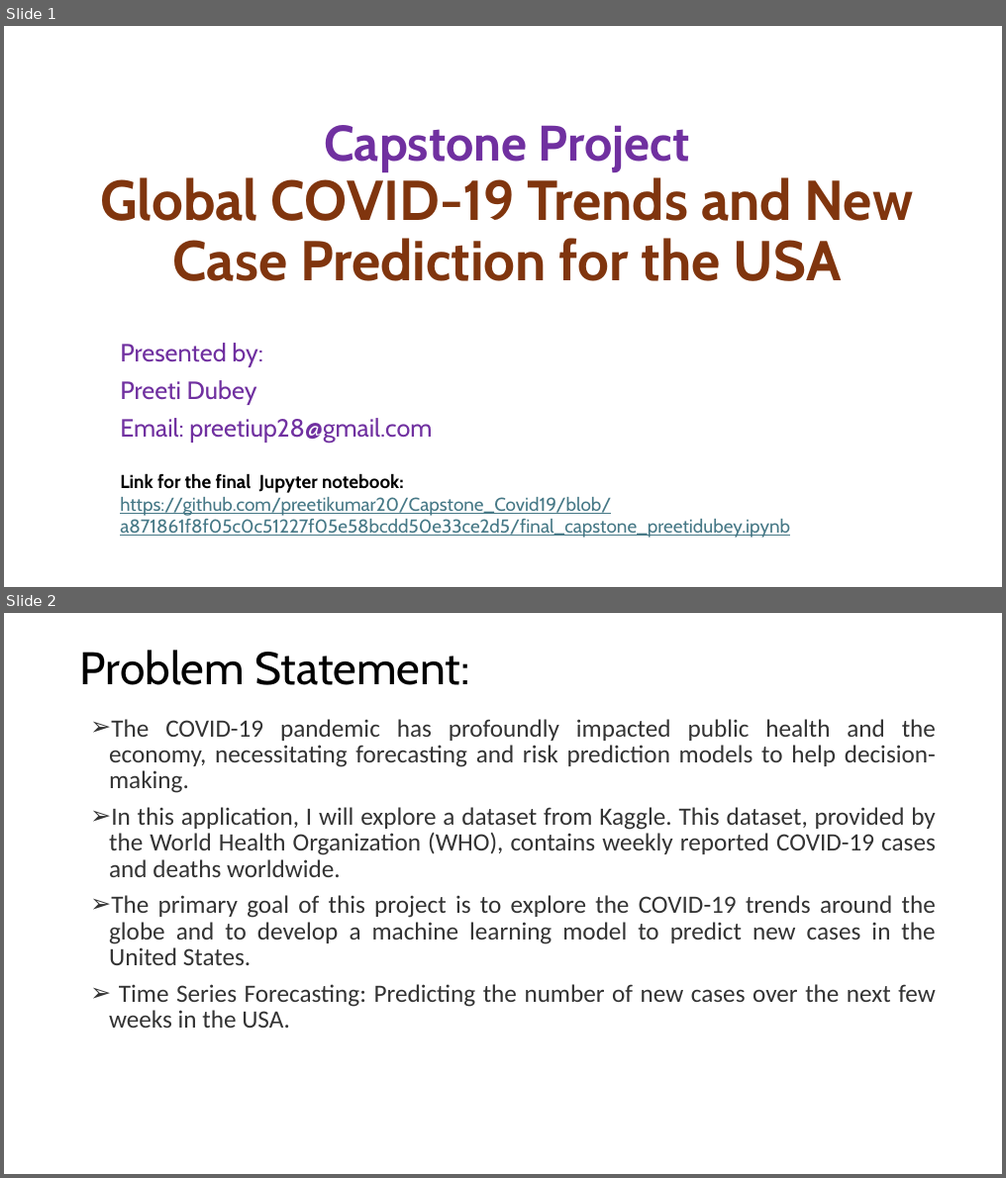
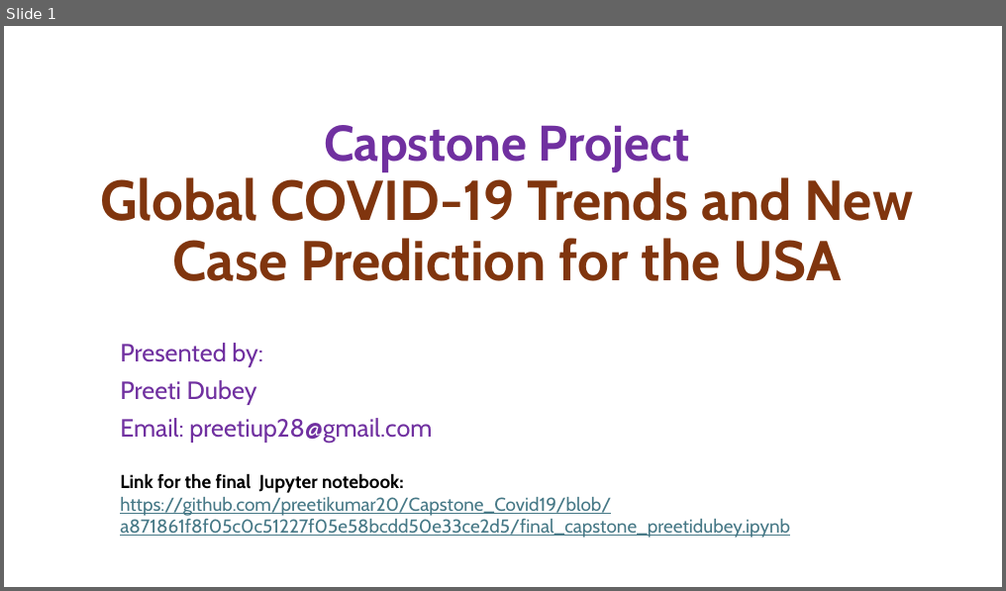
Before and after one commit to preetikumar20/Capstone_Covid19, a slide deck: Final_Capstone_Slides_PreetiDubey.pptx. Shown one above the other, each under a label of ours: slides 1 and 2 before the commit, slide 1 after it. The pictures are 1006x1178 and 1006x591 pixels, drawn with LibreOffice and Linux fonts; fonts in the diff are those of the drawing. Boxes give left, top, right and bottom in pixels: in the first picture for what was removed or moved away, otherwise in the second. Text is boxed around its words. In the diff, an @@ line names an element or a change of style, - is before the commit and + after.

```diff
--- a/Final_Capstone_Slides_PreetiDubey.pptx
+++ b/Final_Capstone_Slides_PreetiDubey.pptx
@@ slide 2 removed at [4,613,1002,1174], background #FFFFFF @@
@@ title removed at [80,650,469,685] @@
-Problem Statement:
@@ text removed at [109,719,936,1028] @@
-➢ The COVID-19 pandemic has profoundly impacted public health and the economy, necessitating forecasting and risk prediction models to help decision-making.
-➢ In this application, I will explore a dataset from Kaggle. This dataset, provided by the World Health Organization (WHO), contains weekly reported COVID-19 cases and deaths worldwide.
-➢ The primary goal of this project is to explore the COVID-19 trends around the globe and to develop a machine learning model to predict new cases in the United States.
-➢ Time Series Forecasting: Predicting the number of new cases over the next few weeks in the USA.
```
Also in this commit, not shown: 3 slides changed, 5 slides added, 3 other slides removed, 2 other files.
